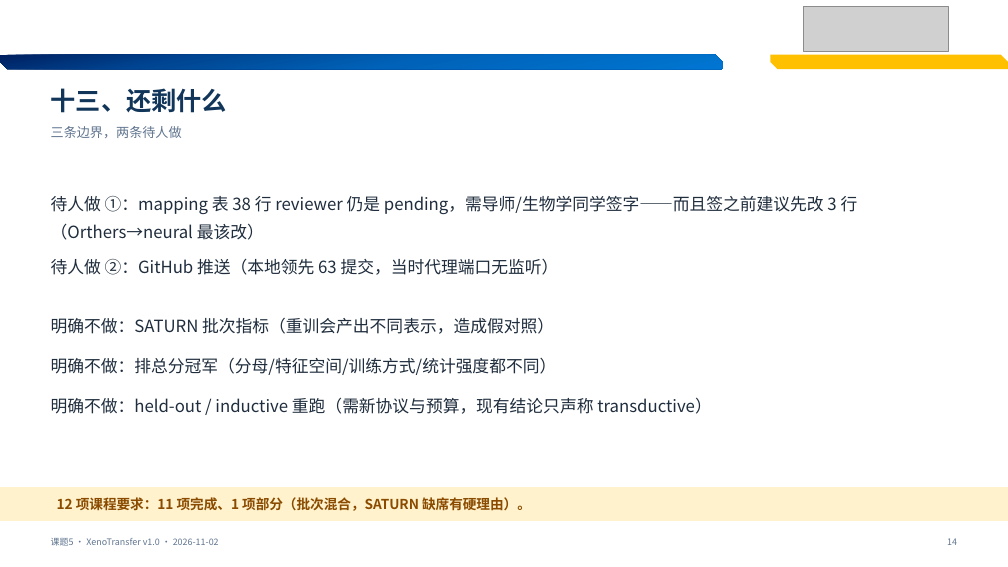
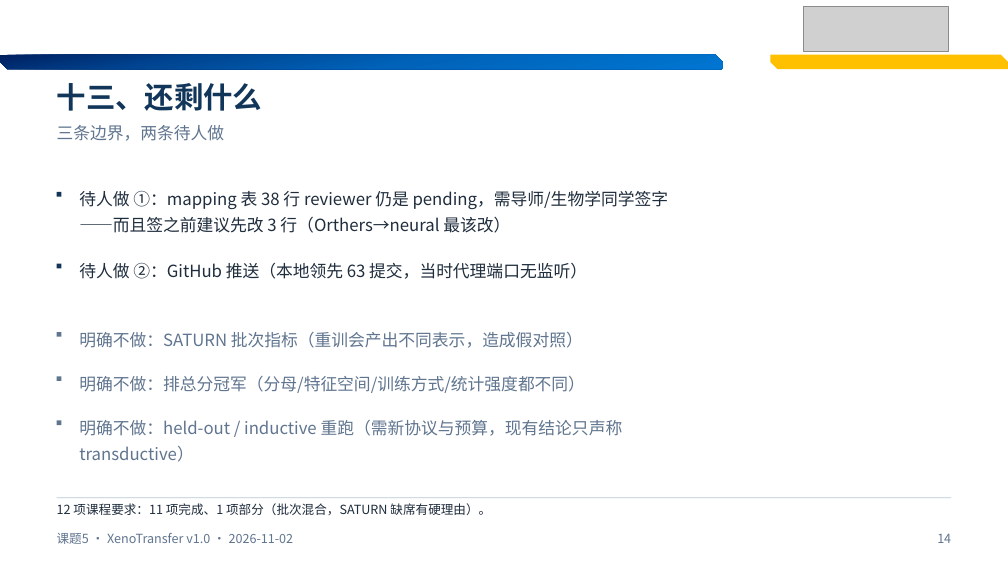
Before and after one commit to bernis-web/course5-prep, a slide deck: slide 14 of results/stage-reports-20261102/课题5-三场景结论与可复现闭环.pptx. Drawn at 1008x567 pixels with LibreOffice and Linux fonts; fonts in the diff are those of the drawing; grey boxes stand for pictures. Boxes give left, top, right and bottom in pixels: in the first picture for what was removed or moved away, otherwise in the second. Text is boxed around its words. In the diff, an @@ line names an element or a change of style, - is before the commit and + after.

Commit message:
PPT v2：去 AI 味重排（8 种版式 / 5 档字号 / 三线表）
治的是「同一个模板套 15 页」这个病根：
- 字号 8 种手调值(8.5/11.5/12.5/13/16/17/24/32) → 5 档几何级数(12/16/28/40/52)
- 版式 1 种 → 8 种（封面/全宽三线表/窄栏表/数字页/表+表下注/论述页/清单页/结论页）
- 8.5pt 28 处全部提到 12pt，未删列未拆页
- 表格改三线表，数字 Consolas 等宽右对齐
- 强调色 #8A4B00 只标结论词，撤掉每页米黄通栏
- 结论页整幅 #12365A 深蓝块

校模板 master/DEFAULT版式/15张背景图/校徽 全部保留；
341 个字符串逐字核对，0 缺失 0 新增；对比度全部 >=4.5:1。
已去掉对外期次标识（内部代号不进 PPT）。

含 render/v2 全页渲染 + gray 灰度 + thumb 缩略 + 3 页 before/after + 视觉改造说明。

```diff
--- a/results/stage-reports-20261102/课题5-三场景结论与可复现闭环.pptx
+++ b/results/stage-reports-20261102/课题5-三场景结论与可复现闭环.pptx
@@ text "十三、还剩什么" at <box>57,83,263,111</box>: size 24 to 28 pt; line spacing 1 to 30.8pt @@
@@ text "三条边界，两条待人做" at <box>57,125,225,141</box>: size 12.5 to 16 pt; line spacing 1 to 19.2pt; vertical alignment middle to top @@
@@ rectangle added at <box>57,192,61,197</box>, fill #12365A @@
@@ text "待人做 ①：mapping 表 38 行 ..." at <box>79,191,668,233</box>: line spacing 1.4 to 24.8pt @@
@@ text "待人做 ①：mapping 表 38 行 ...": place and size @@
-text "待人做 ①：mapping 表 38 行 ..." at <box>51,196,858,240</box>
+text "待人做 ①：mapping 表 38 行 ..." at <box>79,191,668,233</box>
@@ rectangle added at <box>57,264,61,268</box>, fill #12365A @@
@@ text "待人做 ②：GitHub 推送（本地领先 63 提交，当时代理端口无监听）": place and size @@
-text "待人做 ②：GitHub 推送（本地领先 63 提交，当时代理端口无监听）" at <box>51,259,559,275</box>
+text "待人做 ②：GitHub 推送（本地领先 63 提交，当时代理端口无监听）" at <box>79,262,587,279</box>
@@ text "待人做 ②：GitHub 推送（本地领先 63 提交，当时代理端口无监听）" at <box>79,262,587,279</box>: line spacing 1.4 to 24.8pt @@
@@ text "明确不做：SATURN 批次指标（重训会产出不同表示，造成假对照）": place and size @@
-text "明确不做：SATURN 批次指标（重训会产出不同表示，造成假对照）" at <box>51,318,554,334</box>
+text "明确不做：SATURN 批次指标（重训会产出不同表示，造成假对照）" at <box>79,332,583,348</box>
@@ rectangle added at <box>57,332,61,337</box>, fill #60758F @@
@@ rectangle added at <box>57,377,61,381</box>, fill #60758F @@
@@ text "明确不做：排总分冠军（分母/特征空间/训练方式/统计强度都不同）": place and size @@
-text "明确不做：排总分冠军（分母/特征空间/训练方式/统计强度都不同）" at <box>51,358,557,375</box>
+text "明确不做：排总分冠军（分母/特征空间/训练方式/统计强度都不同）" at <box>79,376,585,393</box>
@@ text colour #1F2D3D to #60758F; line spacing 1.4 to 24.8pt in 3 elements at <box>79,332,583,348</box>, <box>79,376,585,393</box>, <box>79,420,623,462</box> @@
@@ text "明确不做：held-out / inductive 重跑（需新协议与预算，现有结论只声称 transductive）": place and size @@
-text "明确不做：held-out / inductive 重跑（需新协议与预算，现有结论只声称 transductive）" at <box>51,397,711,414</box>
+text "明确不做：held-out / inductive 重跑（需新协议与预算，现有结论只声称 transductive）" at <box>79,420,623,462</box>
@@ rectangle added at <box>57,420,61,425</box>, fill #60758F @@
@@ text "12 项课程要求：11 项完成、1 项部分（批次混合，SATURN 缺席有硬理由）。" at <box>57,503,491,515</box>: size 13 to 12 pt, text colour #8A4B00 to #1F2D3D, bold off; line spacing 1 to 14.4pt; vertical alignment middle to top @@
@@ rectangle: place and size @@
-rectangle at <box>0,488,1008,521</box>
+rectangle at <box>57,498,951,498</box>
@@ rectangle at <box>57,498,951,498</box>: fill #FFF2CC to #B7C9D6; outline #FFF2CC 1 pt to none @@
@@ text "课题5 · XenoTransfer v1.0 · ..." at <box>57,533,294,544</box>: size 8.5 to 12 pt; line spacing 1 to 14.4pt; vertical alignment middle to top @@
@@ text "14" at <box>937,534,951,543</box>: size 8.5 to 12 pt; line spacing 1 to 14.4pt; vertical alignment middle to top @@
```
Also in this commit, not shown: 14 other slides changed, 23 other files.
